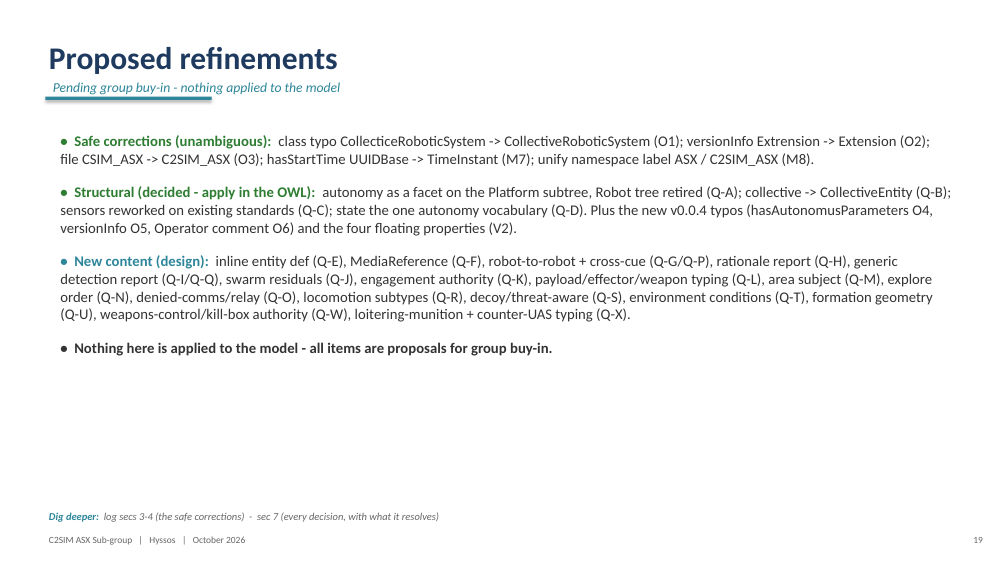
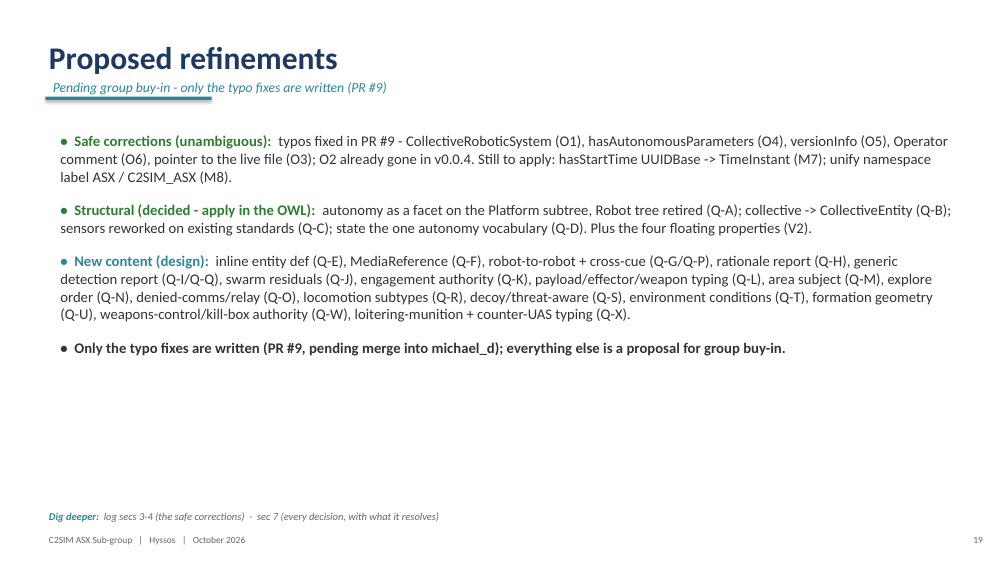
Before and after one commit to hyssostech/C2SIMArtifacts, a slide deck: slide 19 of Subgroups/ASX/InstantiationReview/ASX-Instantiation-Findings.pptx. Drawn at 1008x567 pixels with LibreOffice and Linux fonts; fonts in the diff are those of the drawing. Boxes give left, top, right and bottom in pixels: in the first picture for what was removed or moved away, otherwise in the second. Text is boxed around its words. In the diff, an @@ line names an element or a change of style, - is before the commit and + after.

```diff
--- a/Subgroups/ASX/InstantiationReview/ASX-Instantiation-Findings.pptx
+++ b/Subgroups/ASX/InstantiationReview/ASX-Instantiation-Findings.pptx
@@ text at bbox=[53, 82, 387, 97]: text changed @@
-Pending group buy-in - nothing applied to the model
+Pending group buy-in - only the typo fixes are written (PR #9)
@@ text at bbox=[60, 135, 951, 236]: text changed @@
-• Safe corrections (unambiguous): class typo CollecticeRoboticSystem -> CollectiveRoboticSystem (O1); versionInfo Extrension -> Extension (O2); file CSIM_ASX -> C2SIM_ASX (O3); hasStartTime UUIDBase -> TimeInstant (M7); unify namespace label ASX / C2SIM_ASX (M8).
-• Structural (decided - apply in the OWL): autonomy as a facet on the Platform subtree, Robot tree retired (Q-A); collective -> CollectiveEntity (Q-B); sensors reworked on existing standards (Q-C); state the one autonomy vocabulary (Q-D). Plus the new v0.0.4 typos (hasAutonomusParameters O4, versionInfo O5, Operator comment O6) and the four floating properties (V2).
+• Safe corrections (unambiguous): typos fixed in PR #9 - CollectiveRoboticSystem (O1), hasAutonomousParameters (O4), versionInfo (O5), Operator comment (O6), pointer to the live file (O3); O2 already gone in v0.0.4. Still to apply: hasStartTime UUIDBase -> TimeInstant (M7); unify namespace label ASX / C2SIM_ASX (M8).
+• Structural (decided - apply in the OWL): autonomy as a facet on the Platform subtree, Robot tree retired (Q-A); collective -> CollectiveEntity (Q-B); sensors reworked on existing standards (Q-C); state the one autonomy vocabulary (Q-D). Plus the four floating properties (V2).
@@ text at bbox=[74, 342, 786, 356]: text changed @@
-• Nothing here is applied to the model - all items are proposals for group buy-in.
+• Only the typo fixes are written (PR #9, pending merge into michael_d); everything else is a proposal for group buy-in.
```
Also in this commit, not shown: 2 other slides changed, 10 other files.
